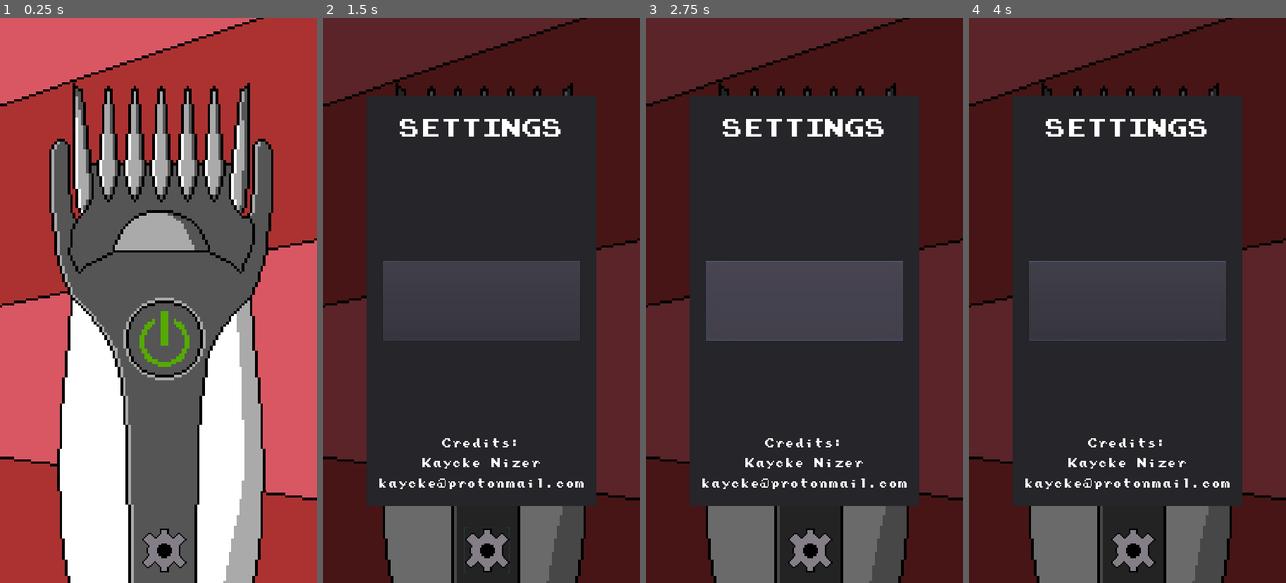
Above: before the commit, frames 1-4 (left to right).
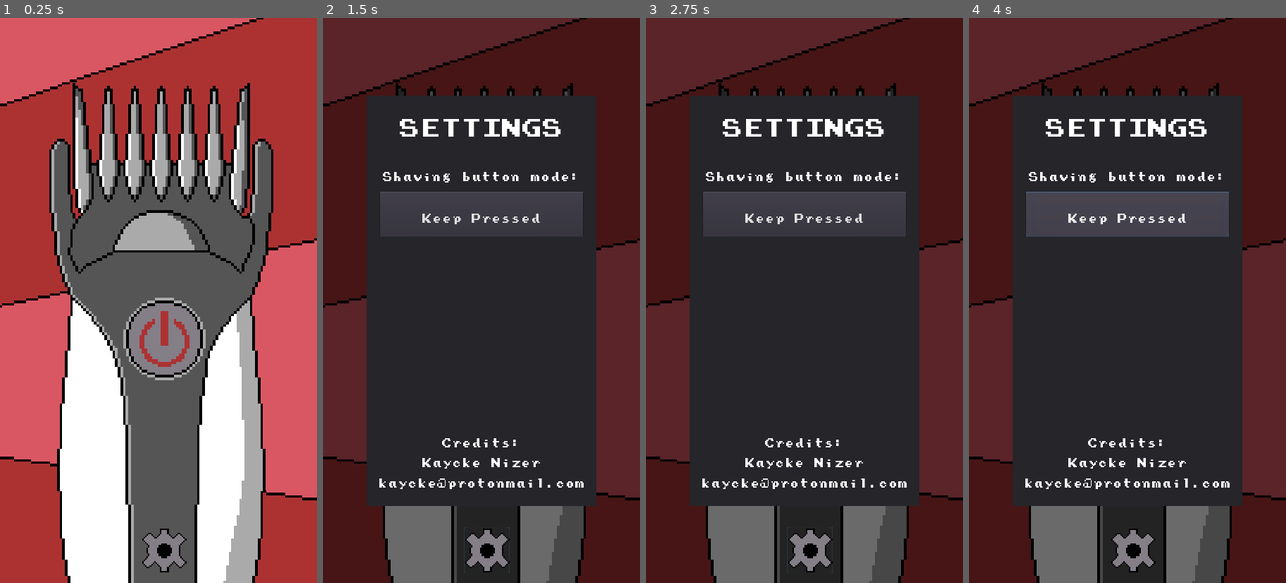
Above: after the commit, the same moments.

Repository: KayckeNizer/Open-virtual-shaver
Game: Godot game, scene res://ActiveApplication.tscn
The game is run twice, just before and just after one commit, with the same random seed, the same clock (stepped at 60 frames per second) and the same inputs.
Inputs (mouse positions are in pixels of both pictures, inside the frame that each line leads up to):
- Up to frame 1 (0.25 s): no input
- Up to frame 2 (1.5 s): tap Enter at 0.5 s; click (487, 549) at 1.25 s
- Up to frame 3 (2.75 s): click (804, 300) at 2.02 s
- Up to frame 4 (4 s): click (1127, 215) at 2.75 s, where only the run after the commit has a clickable "Keep Pressed"; click (1127, 215) at 3.5 s, where only the run after the commit has a clickable "Toggle"

The runs differ from the first frame. In frame 1, 2.3% of the frame differs, in the area x 40-64%, y 50-64%; in frame 2, 9.1%; in frame 3, 12%, in the area x 18-82%, y 27-99%; in frame 4, 11%.

Commit message:
Settings functions
Settings functions and toggle mode added

Diff:
--- a/ActiveApplication.tscn
+++ b/ActiveApplication.tscn
@@ -1,13 +1,14 @@
-[gd_scene load_steps=12 format=2]
+[gd_scene load_steps=13 format=2]
 
 [ext_resource path="res://Assets/spritesheet_background.png" type="Texture" id=1]
 [ext_resource path="res://Assets/barbeador1.png" type="Texture" id=2]
-[ext_resource path="res://Assets/botao.png" type="Texture" id=3]
+[ext_resource path="res://Assets/buttonon.png" type="Texture" id=3]
 [ext_resource path="res://turn_on.gd" type="Script" id=4]
 [ext_resource path="res://Assets/shaver_sound.ogg" type="AudioStream" id=5]
 [ext_resource path="res://Assets/config_icon.png" type="Texture" id=6]
 [ext_resource path="res://Menu.tscn" type="PackedScene" id=7]
 [ext_resource path="res://Button_Settings.gd" type="Script" id=8]
+[ext_resource path="res://Assets/buttonoff.png" type="Texture" id=9]
 
 [sub_resource type="Animation" id=1]
 length = 0.001
@@ -82,7 +83,8 @@
 [node name="TouchScreenButton" type="TouchScreenButton" parent="."]
 position = Vector2( -119, -17 )
 scale = Vector2( 9.03226, 9.03226 )
-normal = ExtResource( 3 )
+normal = ExtResource( 9 )
+pressed = ExtResource( 3 )
 script = ExtResource( 4 )
 
 [node name="Settings_Menu" parent="." instance=ExtResource( 7 )]
--- /dev/null
+++ b/Menu.gd
@@ -0,0 +1,15 @@
+extends Control
+
+var turn_on_mode := false
+
+func _ready():
+	pass
+
+
+func _on_Change_mode_Button_pressed():
+	if turn_on_mode:
+		get_node("Black_Background/Panel/Change_mode_Button").text = "Keep Pressed"
+		turn_on_mode = false
+	elif not turn_on_mode:
+		get_node("Black_Background/Panel/Change_mode_Button").text = "Toggle"
+		turn_on_mode = true
--- a/Menu.tscn
+++ b/Menu.tscn
@@ -1,6 +1,7 @@
-[gd_scene load_steps=4 format=2]
+[gd_scene load_steps=5 format=2]
 
 [ext_resource path="res://Fonts/Dynamicfont_body.tres" type="DynamicFont" id=1]
+[ext_resource path="res://Menu.gd" type="Script" id=2]
 
 [sub_resource type="DynamicFontData" id=1]
 font_path = "res://Fonts/prstart.ttf"
@@ -12,6 +13,7 @@
 [node name="Settings_menu" type="Control"]
 anchor_right = 1.0
 anchor_bottom = 1.0
+script = ExtResource( 2 )
 
 [node name="Black_Background" type="ColorRect" parent="."]
 anchor_left = 0.5
@@ -62,12 +64,27 @@
 align = 1
 valign = 1
 
-[node name="Button" type="Button" parent="Black_Background/Panel"]
+[node name="Text_Settings3" type="Label" parent="Black_Background/Panel"]
 anchor_left = 0.5
-anchor_top = 0.5
 anchor_right = 0.5
-anchor_bottom = 0.5
-margin_left = -337.0
-margin_top = -135.0
-margin_right = 337.0
-margin_bottom = 135.0
+margin_left = -444.0
+margin_top = 138.0
+margin_right = 444.0
+margin_bottom = 387.0
+custom_fonts/font = ExtResource( 1 )
+text = "Shaving button mode:"
+align = 1
+valign = 1
+
+[node name="Change_mode_Button" type="Button" parent="Black_Background/Panel"]
+anchor_left = 0.5
+anchor_right = 0.5
+margin_left = -346.0
+margin_top = 327.0
+margin_right = 346.0
+margin_bottom = 479.0
+custom_fonts/font = ExtResource( 1 )
+text = "Keep Pressed"
+icon_align = 1
+
+[connection signal="pressed" from="Black_Background/Panel/Change_mode_Button" to="." method="_on_Change_mode_Button_pressed"]
--- a/turn_on.gd
+++ b/turn_on.gd
@@ -2,22 +2,47 @@
 
 var pressed_button := false
 var vib_duration := 0.5
+var shaving := false
 
 func _ready():
 	get_parent().get_node("background/animation_on").play("turn_off")
 
 func _on_TouchScreenButton_pressed():
-	get_parent().get_node("background/shaver_audio").play()
-	get_parent().get_node("background/animation_on").play("turn_on")
-	Input.vibrate_handheld(500)
-	pressed_button = true
 
+	if not get_parent().get_node("Settings_Menu").turn_on_mode:
+		get_parent().get_node("background/shaver_audio").play()
+		get_parent().get_node("background/animation_on").play("turn_on")
+		Input.vibrate_handheld(500)
+		pressed_button = true
+
+	elif get_parent().get_node("Settings_Menu").turn_on_mode:
+		if not shaving:
+			get_parent().get_node("background/shaver_audio").play()
+			get_parent().get_node("background/animation_on").play("turn_on")
+			Input.vibrate_handheld(500)
+
+			self.normal = preload("res://Assets/buttonon.png")
+			self.pressed = preload("res://Assets/buttonoff.png")
+
+			pressed_button = true
+			shaving = true
+		elif shaving:
+			get_parent().get_node("background/shaver_audio").stop()
+			get_parent().get_node("background/animation_on").play("turn_off")
+
+			self.normal = preload("res://Assets/buttonoff.png")
+			self.pressed = preload("res://Assets/buttonon.png")
+
+			vib_duration = 0.5
+			pressed_button = false
+			shaving = false
 
 func _on_TouchScreenButton_released():
-	get_parent().get_node("background/shaver_audio").stop()
-	get_parent().get_node("background/animation_on").play("turn_off")
-	vib_duration = 0.5
-	pressed_button = false
+	if not get_parent().get_node("Settings_Menu").turn_on_mode:
+		get_parent().get_node("background/shaver_audio").stop()
+		get_parent().get_node("background/animation_on").play("turn_off")
+		vib_duration = 0.5
+		pressed_button = false
 
 func _process(delta):
 	vib_duration -= delta
Binary file added: Assets/button3.png
Not shown, added: Assets/button3.png.import
Binary file added: Assets/button4.png
Not shown, added: Assets/button4.png.import
Binary file added: Assets/buttonoff.png
Not shown, added: Assets/buttonoff.png.import
Binary file added: Assets/buttonon.png
Not shown, added: Assets/buttonon.png.import
